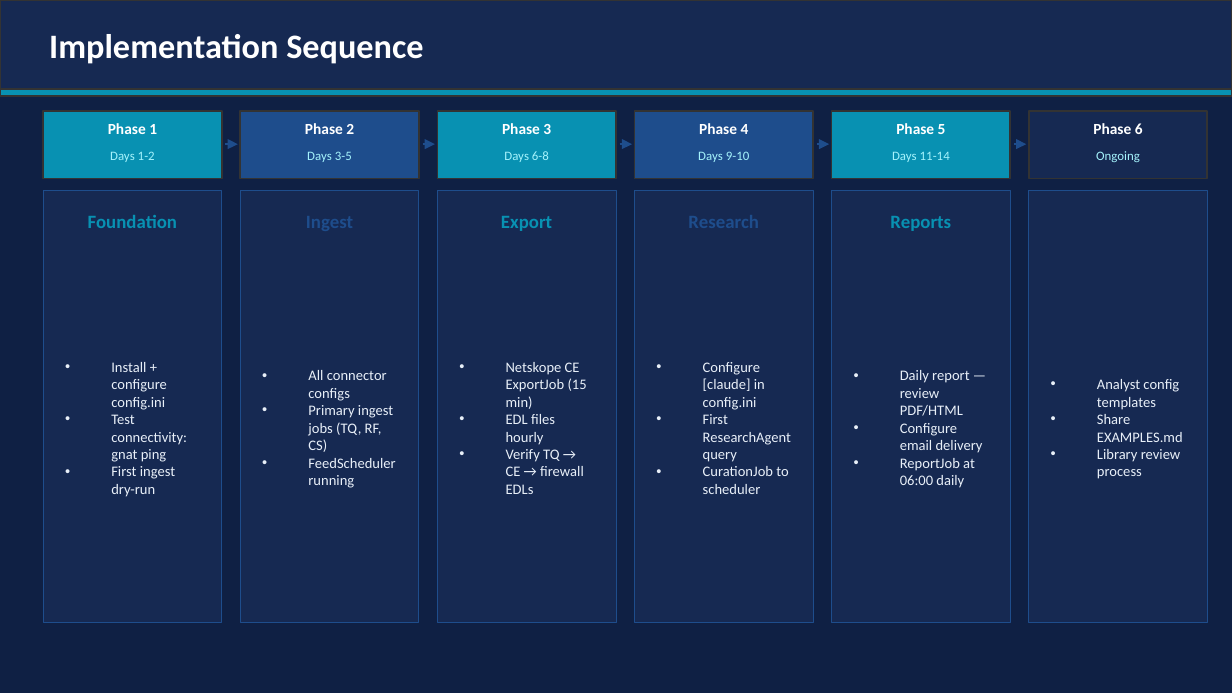
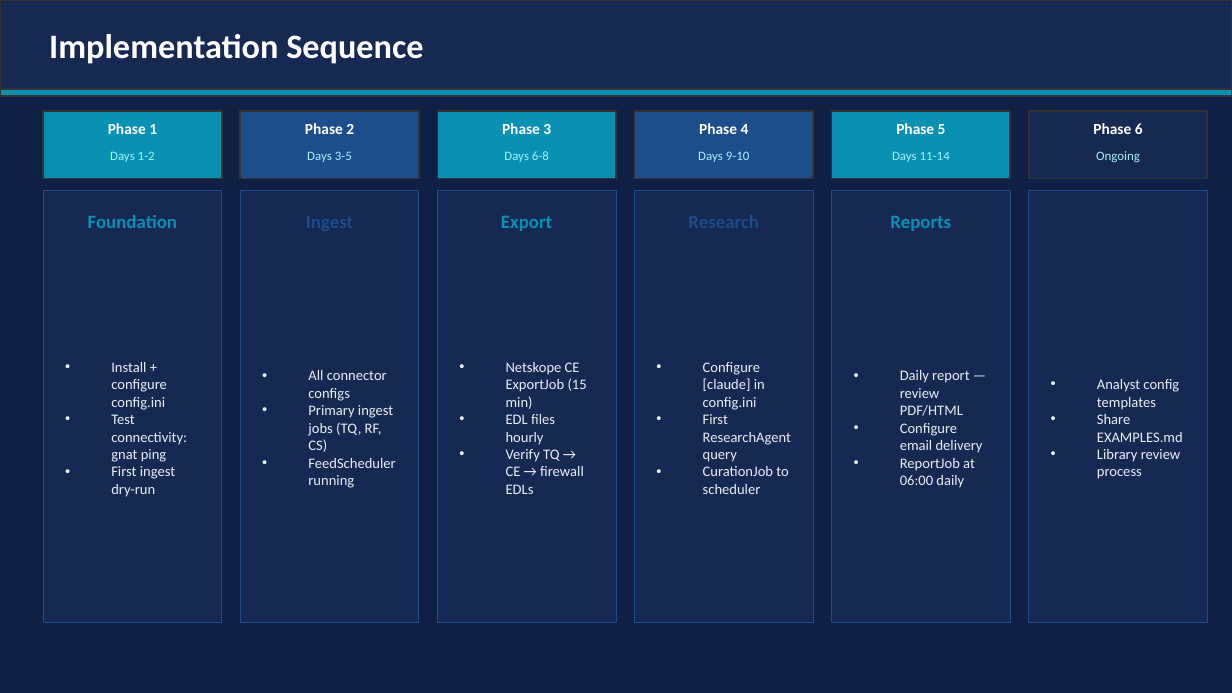
Before and after one commit to wrhalpin/GNAT, a slide deck: slide 25 of GNAT-Presentation.pptx. Drawn at 1232x693 pixels with LibreOffice and Linux fonts; fonts in the diff are those of the drawing. Boxes give left, top, right and bottom in pixels: in the first picture for what was removed or moved away, otherwise in the second. Text is boxed around its words. In the diff, an @@ line names an element or a change of style, - is before the commit and + after.

```diff
--- a/GNAT-Presentation.pptx
+++ b/GNAT-Presentation.pptx
@@ arrow removed from (225, 144) to (238, 144) @@
@@ arrow removed from (423, 144) to (435, 144) @@
@@ arrow removed from (620, 144) to (632, 144) @@
@@ arrow removed from (817, 144) to (829, 144) @@
@@ arrow removed from (1014, 144) to (1026, 144) @@
```
Also in this commit, not shown: 10 other slides changed, 3 other files.
